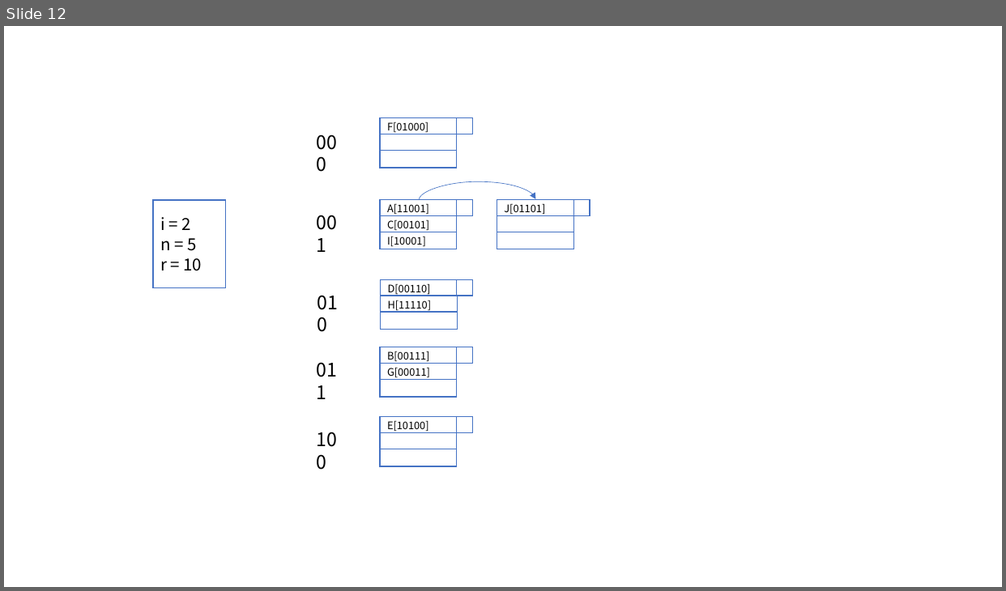
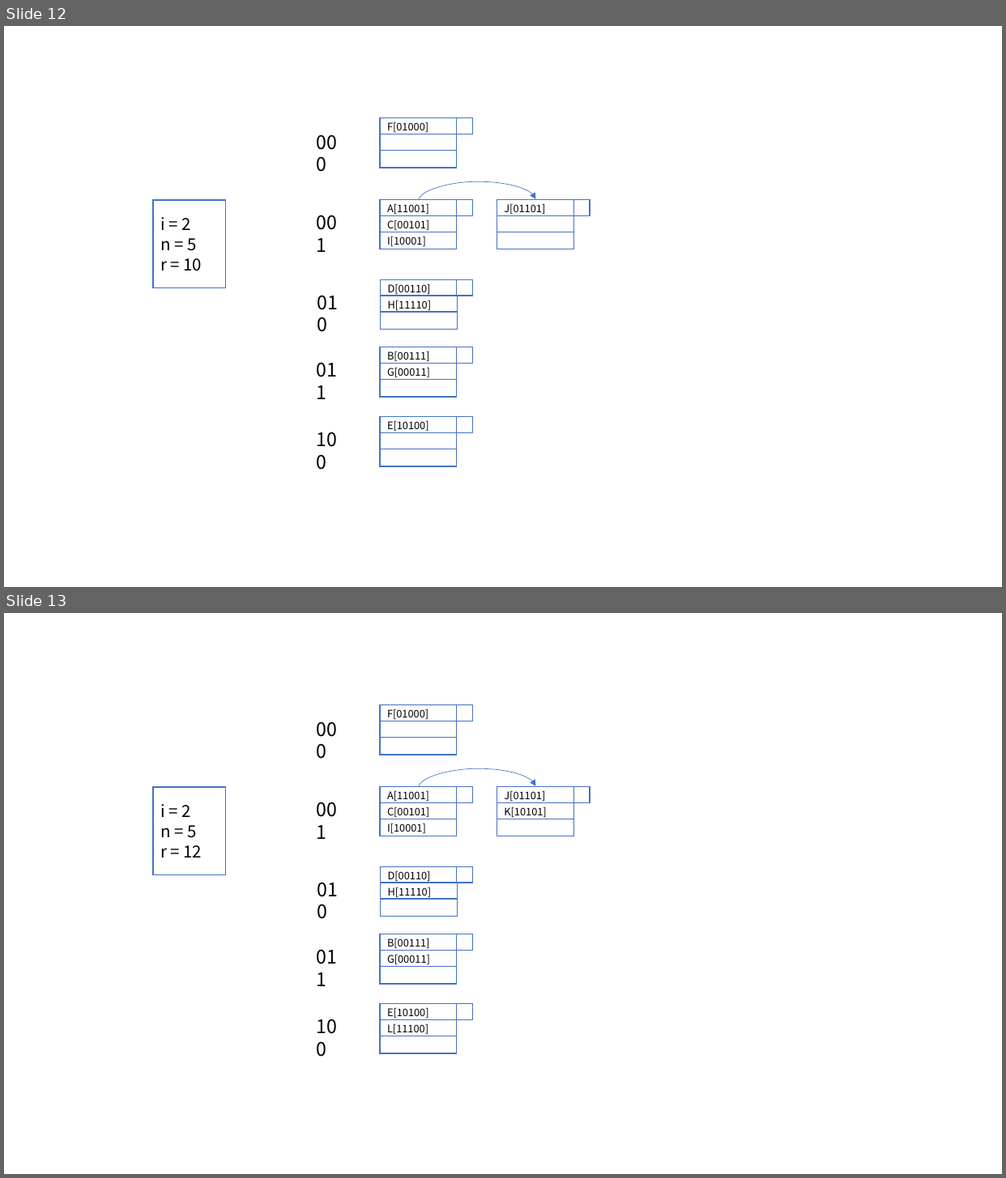
Before and after one commit to USTC-CS-Course-Resource/Database, a slide deck: hw/hw5/image/image.pptx. Shown one above the other, each under a label of ours: slide 12 before the commit, slides 12 and 13 after it. The pictures are 1006x591 and 1006x1178 pixels, drawn with LibreOffice and Linux fonts; fonts in the diff are those of the drawing. Boxes give left, top, right and bottom in pixels: in the first picture for what was removed or moved away, otherwise in the second. Text is boxed around its words. In the diff, an @@ line names an element or a change of style, - is before the commit and + after.

```diff
--- a/hw/hw5/image/image.pptx
+++ b/hw/hw5/image/image.pptx
@@ slide 13 added at box(4, 613, 1002, 1174), background #FFFFFF @@
@@ rectangle added at box(380, 705, 457, 722), fill #FFFFFF, outline #4472C4 1 pt, 10 pt, text #000000 @@
+F[01000]
@@ rectangle added at box(457, 705, 473, 721), fill #FFFFFF, outline #4472C4 1 pt @@
@@ text added at box(309, 714, 355, 744), 18 pt, text #000000 @@
+000
@@ rectangle added at box(380, 722, 457, 739), fill #FFFFFF, outline #4472C4 1 pt @@
@@ rectangle added at box(380, 737, 457, 755), fill #FFFFFF, outline #4472C4 1 pt @@
@@ curved arrow added from (419, 787) to (535, 786), #4472C4 0.5 pt @@
@@ rectangle added at box(153, 787, 226, 875), fill #FFFFFF, outline #4472C4 1 pt, 16 pt, text #000000 @@
+i = 2
+n = 5
+r = 12
@@ text added at box(309, 794, 355, 824), 18 pt, text #000000 @@
+001
@@ rectangle added at box(380, 786, 457, 804), fill #FFFFFF, outline #4472C4 1 pt, 10 pt, text #000000 @@
+A[11001]
@@ rectangle added at box(380, 803, 457, 820), fill #FFFFFF, outline #4472C4 1 pt, 10 pt, text #000000 @@
+C[00101]
@@ rectangle added at box(457, 786, 473, 803), fill #FFFFFF, outline #4472C4 1 pt @@
@@ rectangle added at box(496, 786, 573, 804), fill #FFFFFF, outline #4472C4 1 pt, 10 pt, text #000000 @@
+J[01101]
@@ rectangle added at box(496, 803, 573, 820), fill #FFFFFF, outline #4472C4 1 pt, 10 pt, text #000000 @@
+K[10101]
@@ rectangle added at box(573, 786, 590, 803), fill #FFFFFF, outline #4472C4 1 pt @@
@@ rectangle added at box(380, 819, 457, 836), fill #FFFFFF, outline #4472C4 1 pt, 10 pt, text #000000 @@
+I[10001]
@@ rectangle added at box(496, 819, 573, 836), fill #FFFFFF, outline #4472C4 1 pt @@
@@ text added at box(309, 875, 355, 905), 18 pt, text #000000 @@
+010
@@ rectangle added at box(381, 867, 458, 884), fill #FFFFFF, outline #4472C4 1 pt, 10 pt, text #000000 @@
+D[00110]
@@ rectangle added at box(457, 867, 473, 883), fill #FFFFFF, outline #4472C4 1 pt @@
@@ rectangle added at box(381, 883, 458, 900), fill #FFFFFF, outline #4472C4 1 pt, 10 pt, text #000000 @@
+H[11110]
@@ rectangle added at box(381, 899, 458, 916), fill #FFFFFF, outline #4472C4 1 pt @@
@@ text added at box(309, 942, 355, 972), 18 pt, text #000000 @@
+011
@@ rectangle added at box(380, 934, 457, 952), fill #FFFFFF, outline #4472C4 1 pt, 10 pt, text #000000 @@
+B[00111]
@@ rectangle added at box(380, 951, 457, 968), fill #FFFFFF, outline #4472C4 1 pt, 10 pt, text #000000 @@
+G[00011]
@@ rectangle added at box(457, 934, 473, 950), fill #FFFFFF, outline #4472C4 1 pt @@
@@ rectangle added at box(380, 966, 457, 983), fill #FFFFFF, outline #4472C4 1 pt @@
@@ text added at box(309, 1012, 355, 1041), 18 pt, text #000000 @@
+100
@@ rectangle added at box(380, 1003, 457, 1021), fill #FFFFFF, outline #4472C4 1 pt, 10 pt, text #000000 @@
+E[10100]
@@ rectangle added at box(380, 1020, 457, 1037), fill #FFFFFF, outline #4472C4 1 pt, 10 pt, text #000000 @@
+L[11100]
@@ rectangle added at box(457, 1003, 473, 1020), fill #FFFFFF, outline #4472C4 1 pt @@
@@ rectangle added at box(380, 1036, 457, 1053), fill #FFFFFF, outline #4472C4 1 pt @@
```
Also in this commit, not shown: 1 slide changed, 4 other files.
